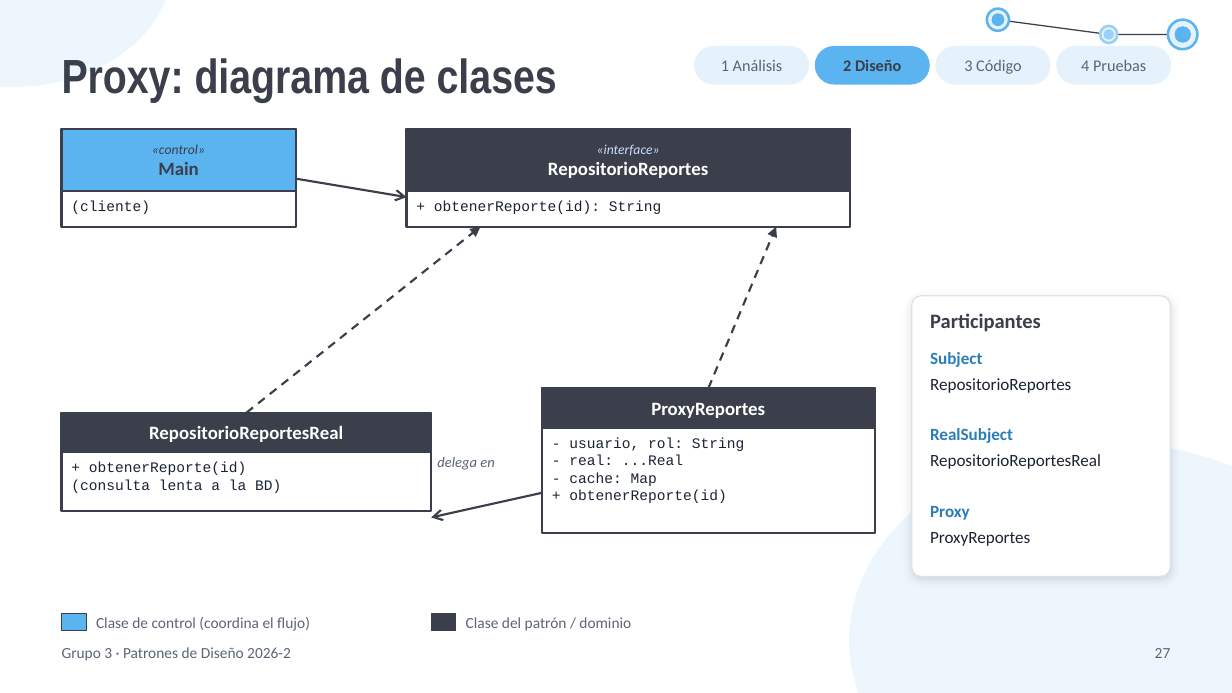
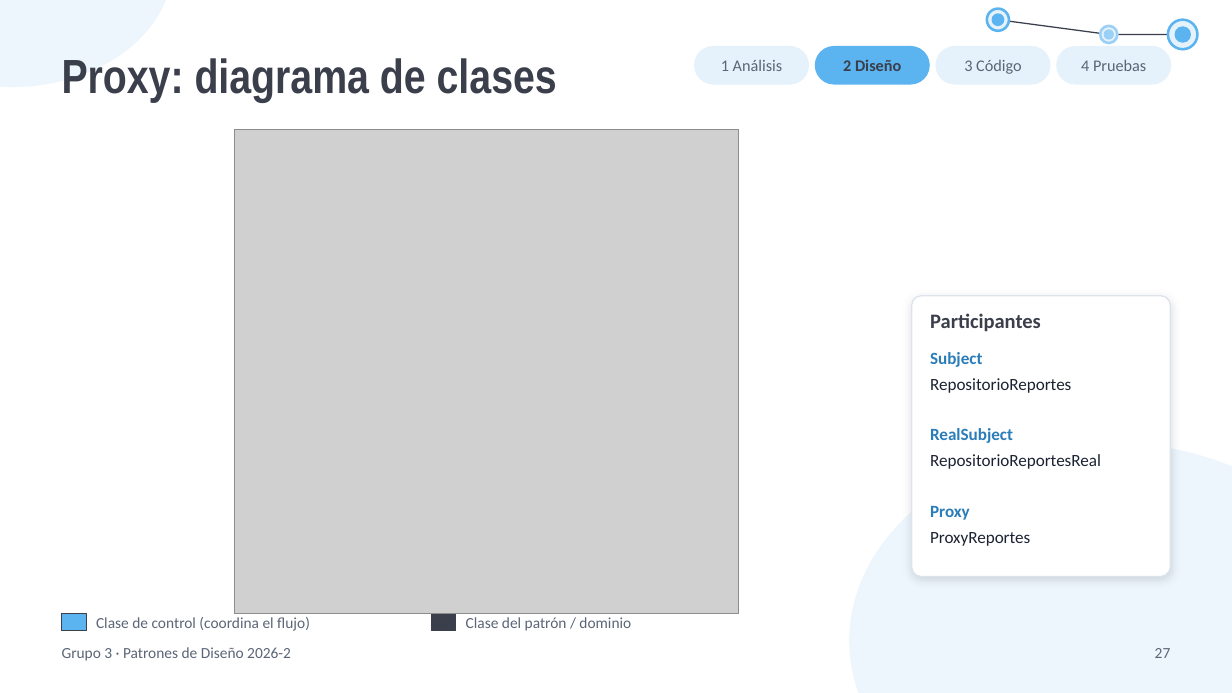
Before and after one commit to CamiloDG07/Expo-Patrones, a slide deck: slide 27 of entrega/Presentacion_Patrones_Grupo3_FINAL.pptx. Drawn at 1232x693 pixels with LibreOffice and Linux fonts; fonts in the diff are those of the drawing; grey boxes stand for pictures. Boxes give left, top, right and bottom in pixels: in the first picture for what was removed or moved away, otherwise in the second. Text is boxed around its words. In the diff, an @@ line names an element or a change of style, - is before the commit and + after.

Commit message:
Diagramas de clases: usar el PNG real de PlantUML en vez del dibujo nativo
Reemplaza el diagrama dibujado a mano en PowerPoint por la imagen renderizada
de cada clases.puml (Decorator, Facade, Flyweight, Proxy), en mayor resolucion
(dpi 200). Se conservan titulo, stepper, panel de participantes y leyenda.

```diff
--- a/entrega/Presentacion_Patrones_Grupo3_FINAL.pptx
+++ b/entrega/Presentacion_Patrones_Grupo3_FINAL.pptx
@@ rectangle removed at (62,129,296,227) @@
@@ rectangle removed at (62,129,296,191) @@
@@ text removed at (152,144,205,175) @@
-«control»
-Main
@@ picture added at (235,129,739,614) @@
@@ rectangle removed at (407,129,850,227) @@
@@ rectangle removed at (407,129,850,191) @@
@@ text removed at (548,144,708,178) @@
-«interface»
-RepositorioReportes
@@ arrow removed from (296, 179) to (407, 197) @@
@@ text removed at (71,201,150,214) @@
-(cliente)
@@ text removed at (434,201,661,214) @@
-+ obtenerReporte(id): String
@@ arrow removed from (246, 413) to (480, 227) @@
@@ arrow removed from (708, 388) to (776, 227) @@
@@ rectangle removed at (542,388,875,533) @@
@@ rectangle removed at (542,388,875,428) @@
@@ rectangle removed at (62,413,431,511) @@
@@ rectangle removed at (62,413,431,452) @@
@@ text removed at (651,403,765,418) @@
-ProxyReportes
@@ text removed at (149,426,343,442) @@
-RepositorioReportesReal
@@ text removed at (569,437,744,503) @@
-- usuario, rol: String
-- real: ...Real
-- cache: Map
-+ obtenerReporte(id)
@@ text removed at (71,462,281,493) @@
-+ obtenerReporte(id)
-(consulta lenta a la BD)
@@ text removed at (437,457,494,470) @@
-delega en
@@ arrow removed from (542, 493) to (431, 517) @@
```
Also in this commit, not shown: 3 other slides changed, 9 other files.
